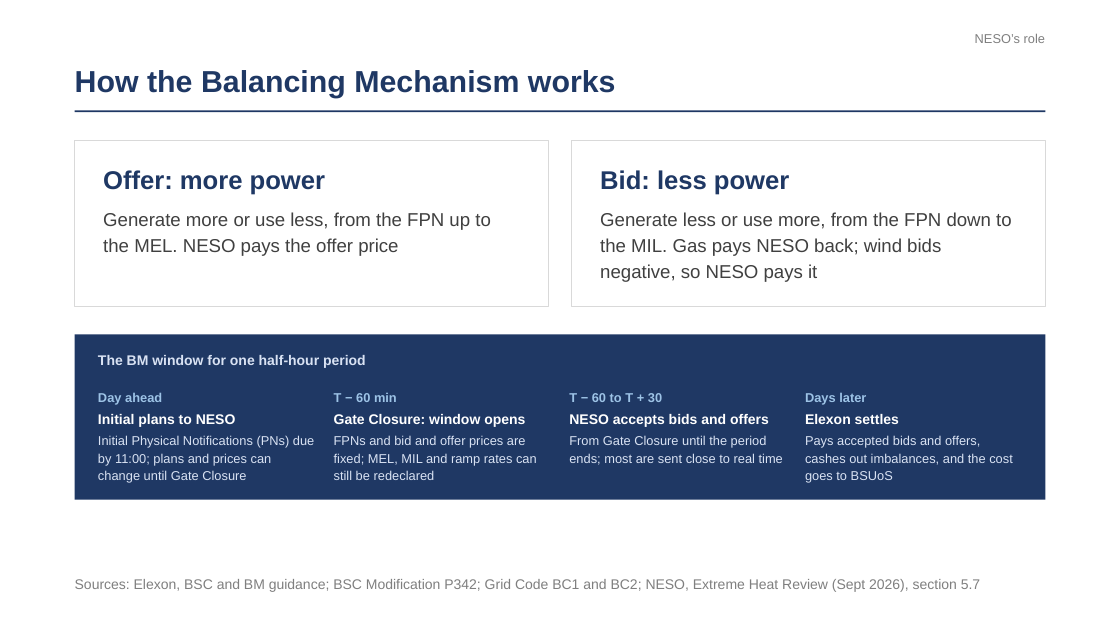
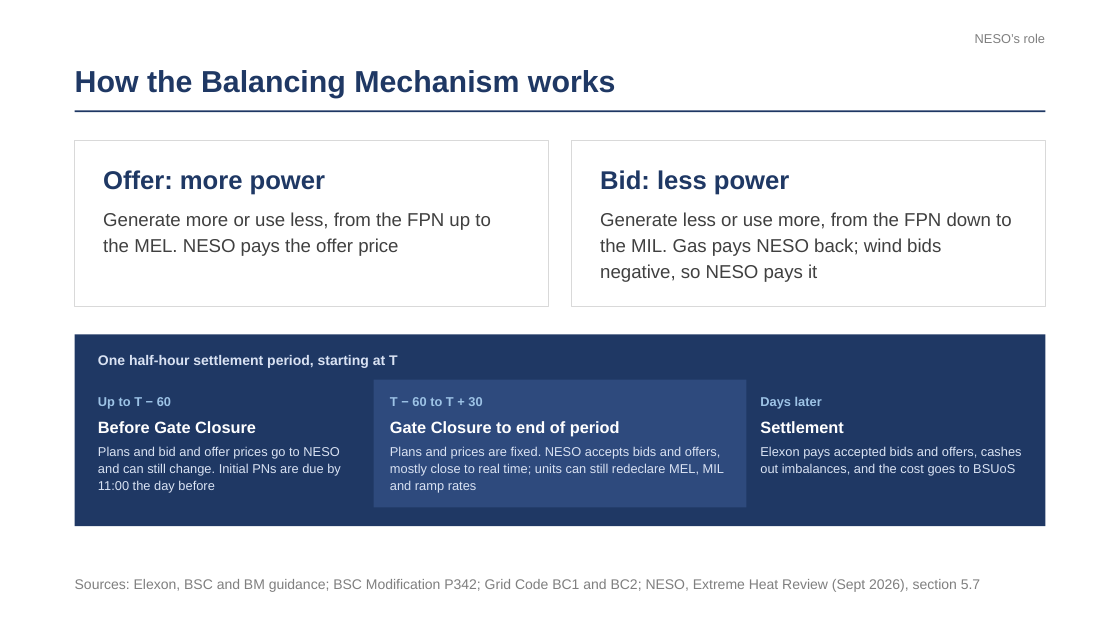
Before and after one commit to literallymatt/balancing, a slide deck: slide 6 of deck-alt/balancing-the-grid-corporate.pptx. Drawn at 1120x630 pixels with LibreOffice and Linux fonts; fonts in the diff are those of the drawing. Boxes give left, top, right and bottom in pixels: in the first picture for what was removed or moved away, otherwise in the second. Text is boxed around its words. In the diff, an @@ line names an element or a change of style, - is before the commit and + after.

```diff
--- a/deck-alt/balancing-the-grid-corporate.pptx
+++ b/deck-alt/balancing-the-grid-corporate.pptx
@@ rectangle: place and size @@
-rectangle at box(75, 334, 1046, 500)
+rectangle at box(75, 334, 1046, 526)
@@ text at box(98, 355, 398, 368): text changed @@
-The BM window for one half-hour period
+One half-hour settlement period, starting at T
@@ rectangle added at box(374, 380, 747, 507), fill #2E4A7D @@
@@ text at box(98, 397, 171, 409): text changed @@
-T − 60 min
+Up to T − 60
@@ text removed at box(98, 393, 162, 404) @@
-Day ahead
@@ text removed at box(98, 414, 236, 427) @@
-Initial plans to NESO
@@ text "T − 60 to T ...": place and size @@
-text "T − 60 to T ..." at box(569, 393, 662, 402)
+text "T − 60 to T ..." at box(390, 397, 482, 406)
@@ text removed at box(569, 414, 769, 427) @@
-NESO accepts bids and offers
@@ text "Days later": place and size @@
-text "Days later" at box(805, 393, 866, 404)
+text "Days later" at box(760, 397, 822, 409)
@@ text removed at box(805, 414, 899, 424) @@
-Elexon settles
@@ text at box(98, 421, 256, 433): text changed; size 12 to 14 pt @@
-Gate Closure: window opens
+Before Gate Closure
@@ text at box(98, 446, 341, 493): text changed @@
-Initial Physical Notifications (PNs) due by 11:00; plans and prices can change until Gate Closure
+Plans and bid and offer prices go to NESO and can still change. Initial PNs are due by 11:00 the day before
@@ text at box(390, 446, 724, 493): text changed @@
-FPNs and bid and offer prices are fixed; MEL, MIL and ramp rates can still be redeclared
+Plans and prices are fixed. NESO accepts bids and offers, mostly close to real time; units can still redeclare MEL, MIL and ramp rates
@@ text added at box(390, 421, 620, 437), 14 pt, text #FFFFFF, bold @@
+Gate Closure to end of period
@@ text removed at box(569, 435, 783, 465) @@
-From Gate Closure until the period ends; most are sent close to real time
@@ text at box(760, 446, 1022, 476): text changed @@
-Pays accepted bids and offers, cashes out imbalances, and the cost goes to BSUoS
+Elexon pays accepted bids and offers, cashes out imbalances, and the cost goes to BSUoS
@@ text added at box(760, 421, 844, 433), 14 pt, text #FFFFFF, bold @@
+Settlement
```
Also in this commit, not shown: 4 other files.
